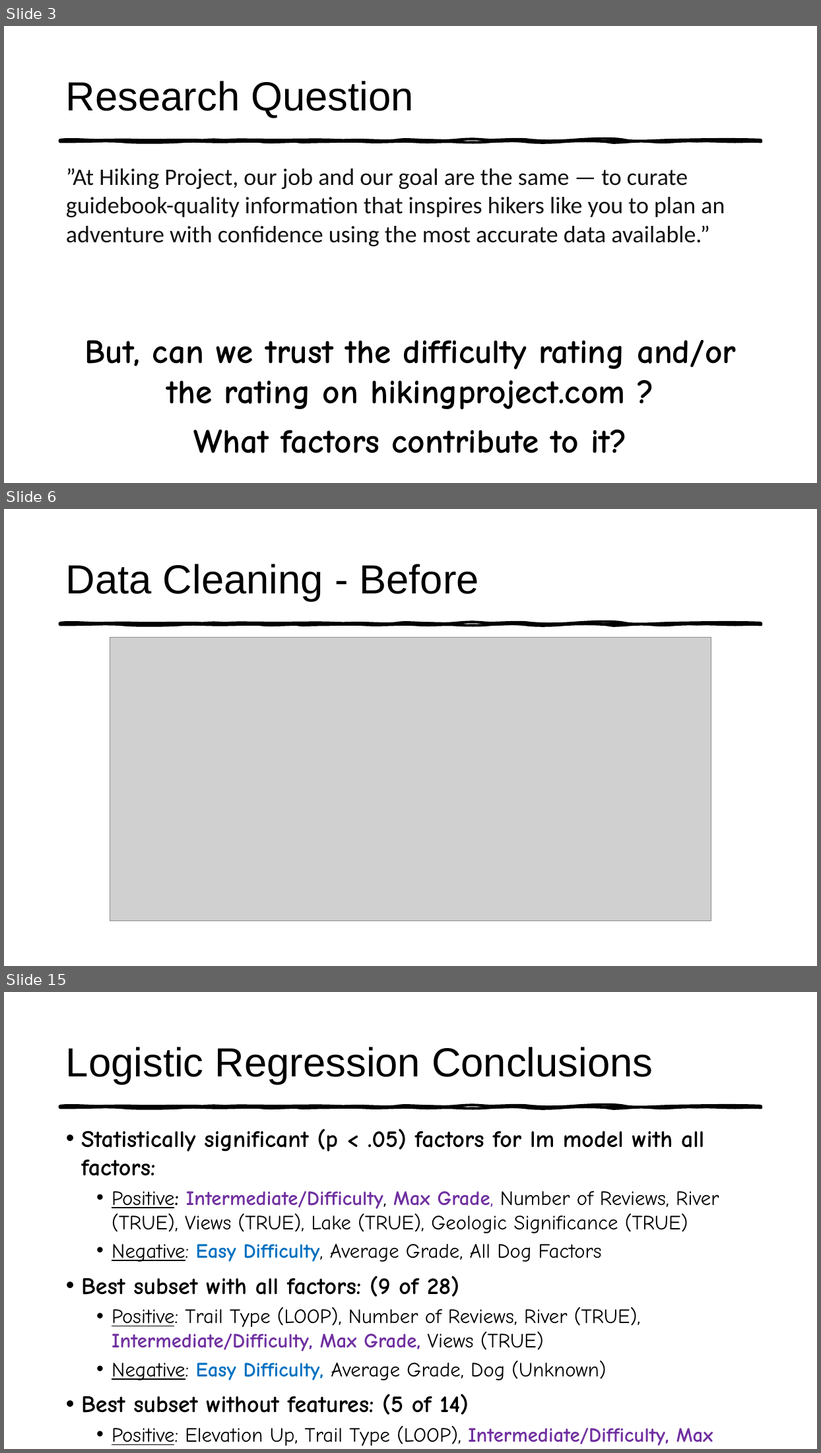
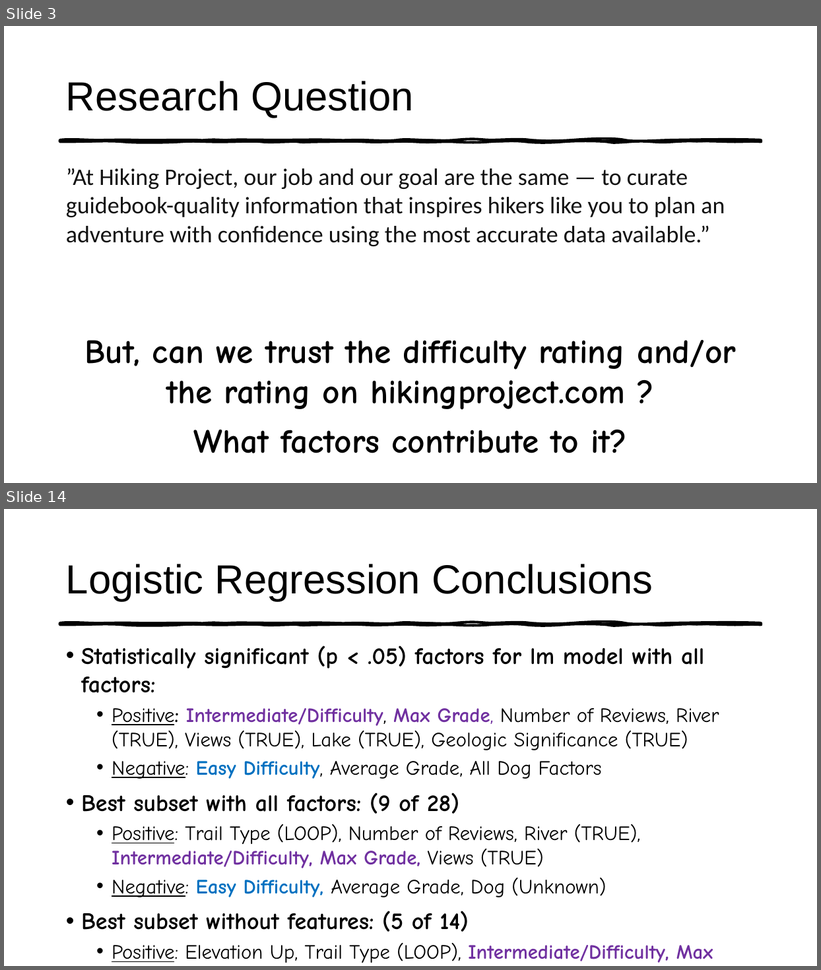
Before and after one commit to BiochemHead/COMP_4447_Final_Project, a slide deck: HikingPresentation.pptx. Shown one above the other, each under a label of ours: slides 3, 6 and 15 before the commit, slides 3 and 14 after it; the slides between them are not shown. The pictures are 821x1453 and 821x970 pixels, drawn with LibreOffice and Linux fonts; fonts in the diff are those of the drawing; grey boxes stand for pictures. Boxes give left, top, right and bottom in pixels: in the first picture for what was removed or moved away, otherwise in the second. Text is boxed around its words. In the diff, an @@ line names an element or a change of style, - is before the commit and + after.

```diff
--- a/HikingPresentation.pptx
+++ b/HikingPresentation.pptx
@@ slide 6 removed at [4,509,817,966], background #FFFFFF; not listed: 1 template element that a slide beside it also shows @@
@@ title removed at [66,564,479,601] @@
-Data Cleaning - Before
@@ picture removed at [110,638,712,921] @@
@@ what was slide 15 is now slide 14 @@
```
Also in this commit, not shown: 6 slides changed, 4 slides added, 4 other slides removed.
